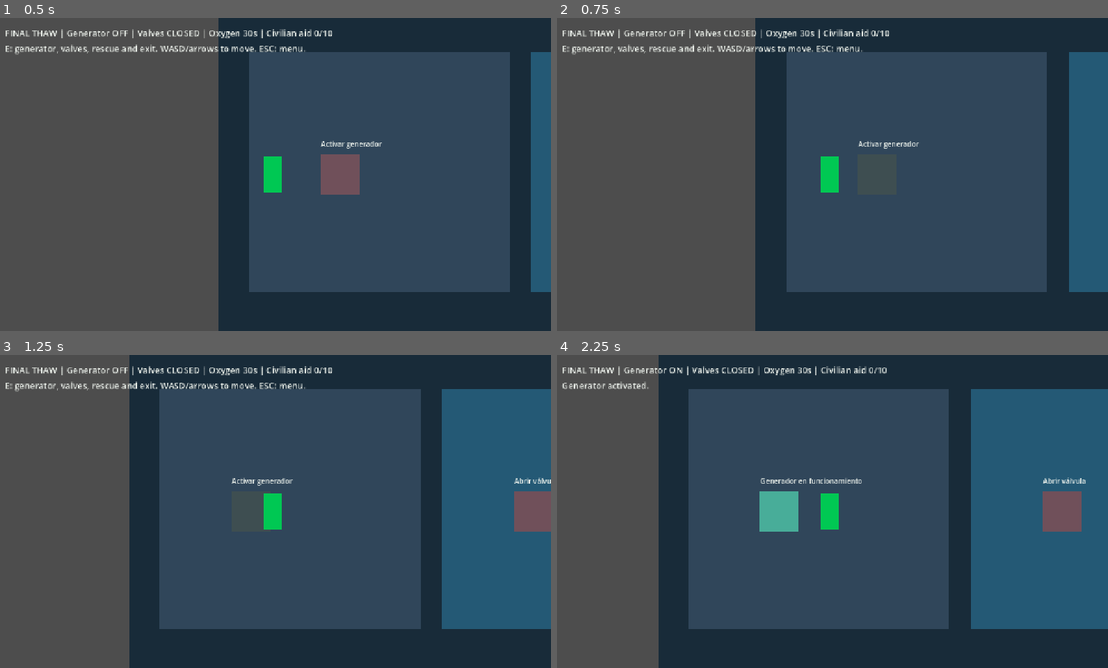
Above: before the commit, frames 1-4 (two rows, left to right).
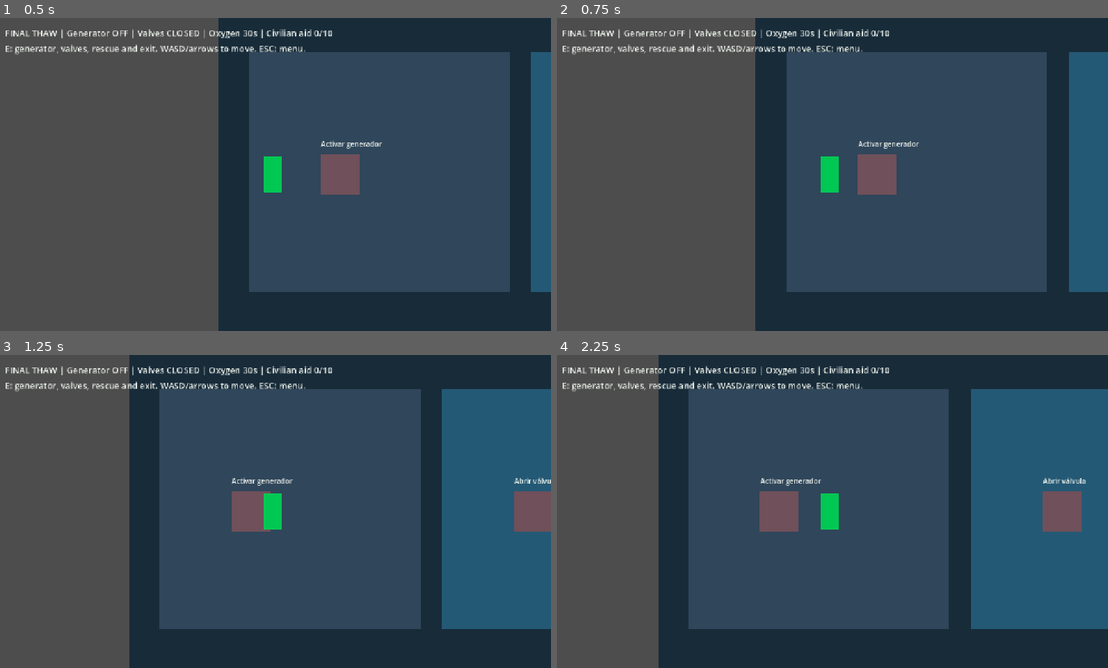
Above: after the commit, the same moments.

Repository: xabiervc/final-thaw
Game: Godot game, scene res://scenes/levels/flooded_shelter.tscn
The game is run twice, just before and just after one commit, with the same random seed, the same clock (stepped at 60 frames per second) and the same inputs. This scene is started directly instead of the project's main scene.
Inputs (mouse positions are in pixels of both pictures, inside the frame that each line leads up to):
- Up to frame 1 (0.5 s): no input
- Up to frame 2 (0.75 s): tap Enter at 0.5 s; move the mouse to (953, 158) at 0.52 s; hold D (move_right) from 0.53 s (still down); hold E (interact) from 0.53 s (still down); click (953, 158) at 0.67 s
- Up to frame 3 (1.25 s): keep holding D (move_right); keep holding E (interact)
- Up to frame 4 (2.25 s): release D (move_right) at 1.25 s; release E (interact) at 1.25 s; drag from (716, 527) to (1085, 511) at 1.27 s; tap Space (dodge) at 2 s; move the mouse to (887, 442) at 2.02 s; hold D (move_right) from 2.03 s (still down); hold E (interact) from 2.03 s (still down); tap L (attack_secondary) at 2.1 s

Frame 1 is identical in both runs. In frame 2, 0.9% of the frame differs, in the area x 54-62%, y 43-57%; in frame 3, 0.8%; in frame 4, 2.3%, in the area x 1-61%, y 3-57%.

Commit message:
refactor(vertical-slice): unify interactable proximity through player sensor

Diff:
--- a/scripts/vertical_slice/flooded_shelter.gd
+++ b/scripts/vertical_slice/flooded_shelter.gd
@@ -16,7 +16,6 @@
 const PLAYER_START := Vector2(125, 390)
 const WORLD_MIN := Vector2(80, 130)
 const WORLD_MAX := Vector2(2020, 640)
-const INTERACT_RANGE := 110.0
 
 var rules = Rules.new()
 var player: CharacterBody2D
@@ -84,6 +83,7 @@
 	area.position = location
 	area.set_meta("kind", kind)
 	area.add_to_group("shelter_interactable")
+	area.add_to_group("interactable")
 	area.monitorable = true
 
 	var shape_node := CollisionShape2D.new()
@@ -147,14 +147,9 @@
 			_interact_with(str(target.get_meta("kind")))
 
 func _closest_object() -> Area2D:
-	var best: Area2D = null
-	var distance := INTERACT_RANGE
-	for item in objects:
-		var candidate: float = player.global_position.distance_to(item.global_position)
-		if candidate < distance:
-			distance = candidate
-			best = item
-	return best
+	if player == null:
+		return null
+	return player.get_nearest_interactable()
 
 func _update_highlight() -> void:
 	var target := _closest_object()
